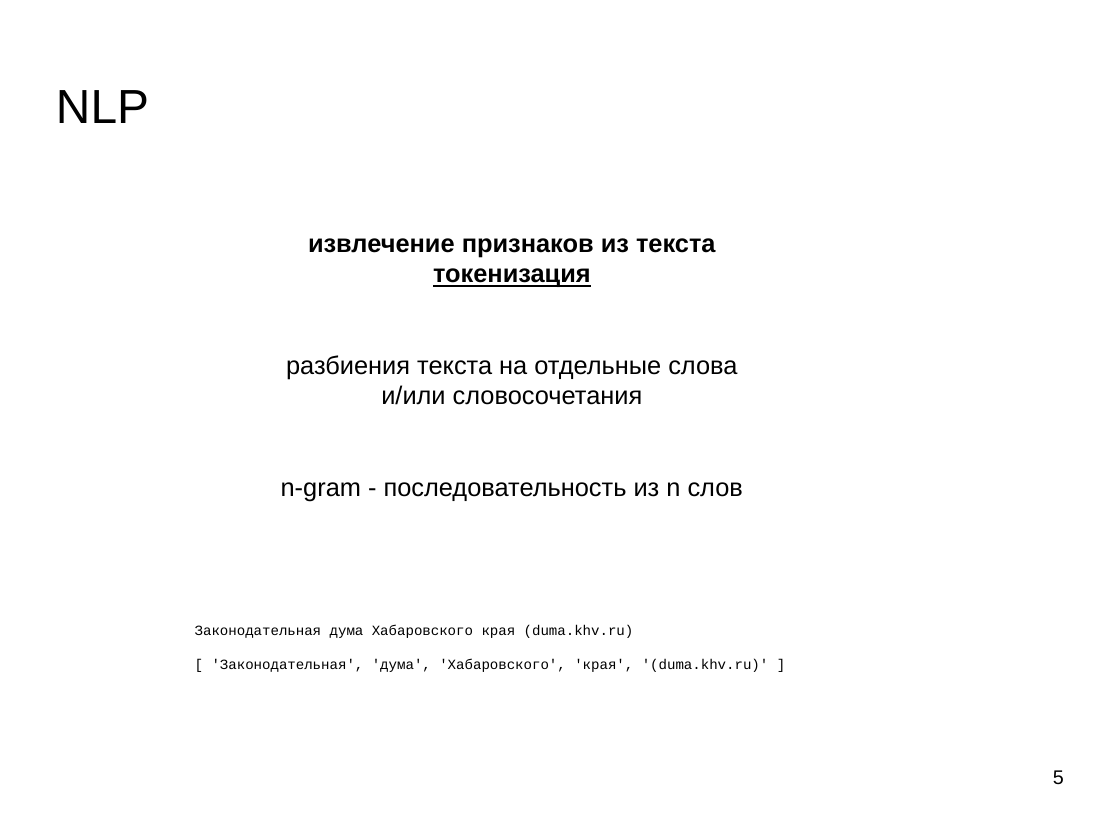
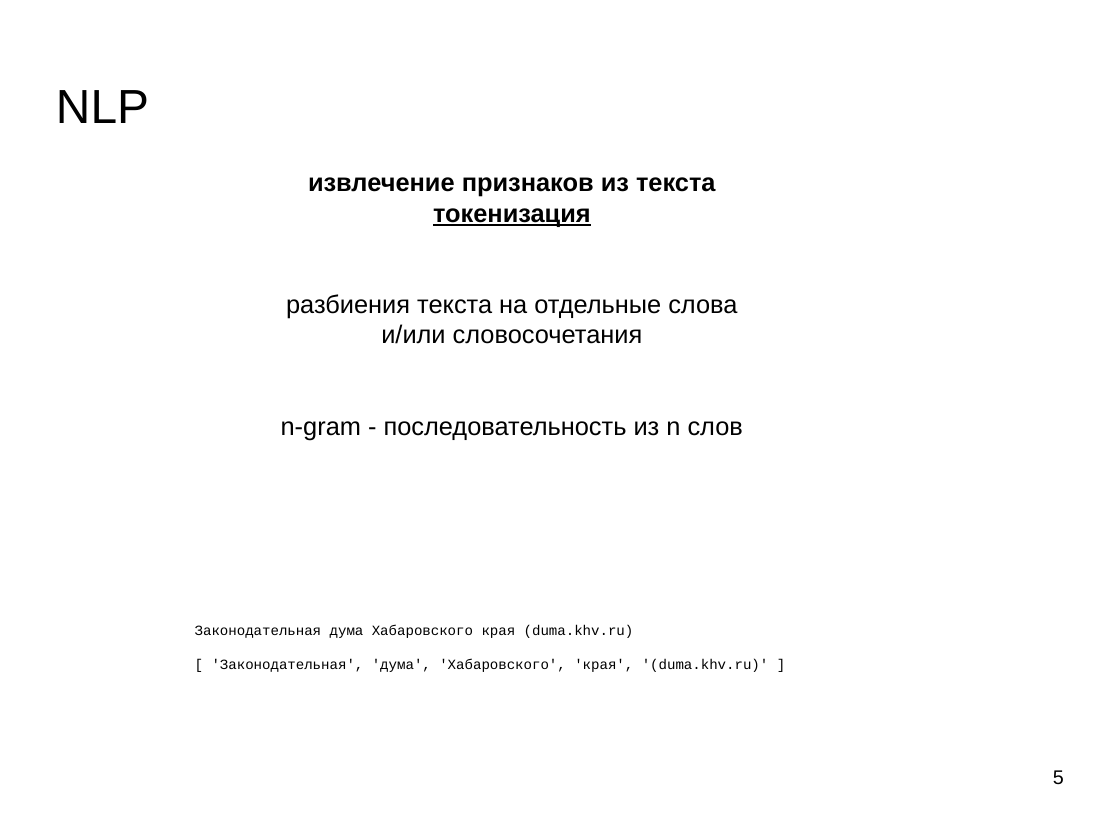
Before and after one commit to mechanoid5/ml_lectorium_legacy, a slide deck: slide 5 of 13-text-proc.odp. Drawn at 1120x840 pixels with LibreOffice and Linux fonts; fonts in the diff are those of the drawing; background and template pictures are left out. Boxes give left, top, right and bottom in pixels: in the first picture for what was removed or moved away, otherwise in the second. Text is boxed around its words. In the diff, an @@ line names an element or a change of style, - is before the commit and + after.

```diff
--- a/13-text-proc.odp
+++ b/13-text-proc.odp
@@ text "извлечение признаков из текста": place and size @@
-text "извлечение признаков из текста" at (281, 238, 743, 501)
+text "извлечение признаков из текста" at (281, 177, 743, 440)
```
Also in this commit, not shown: 5 other slides changed, 6 slides added, 7 other files.
